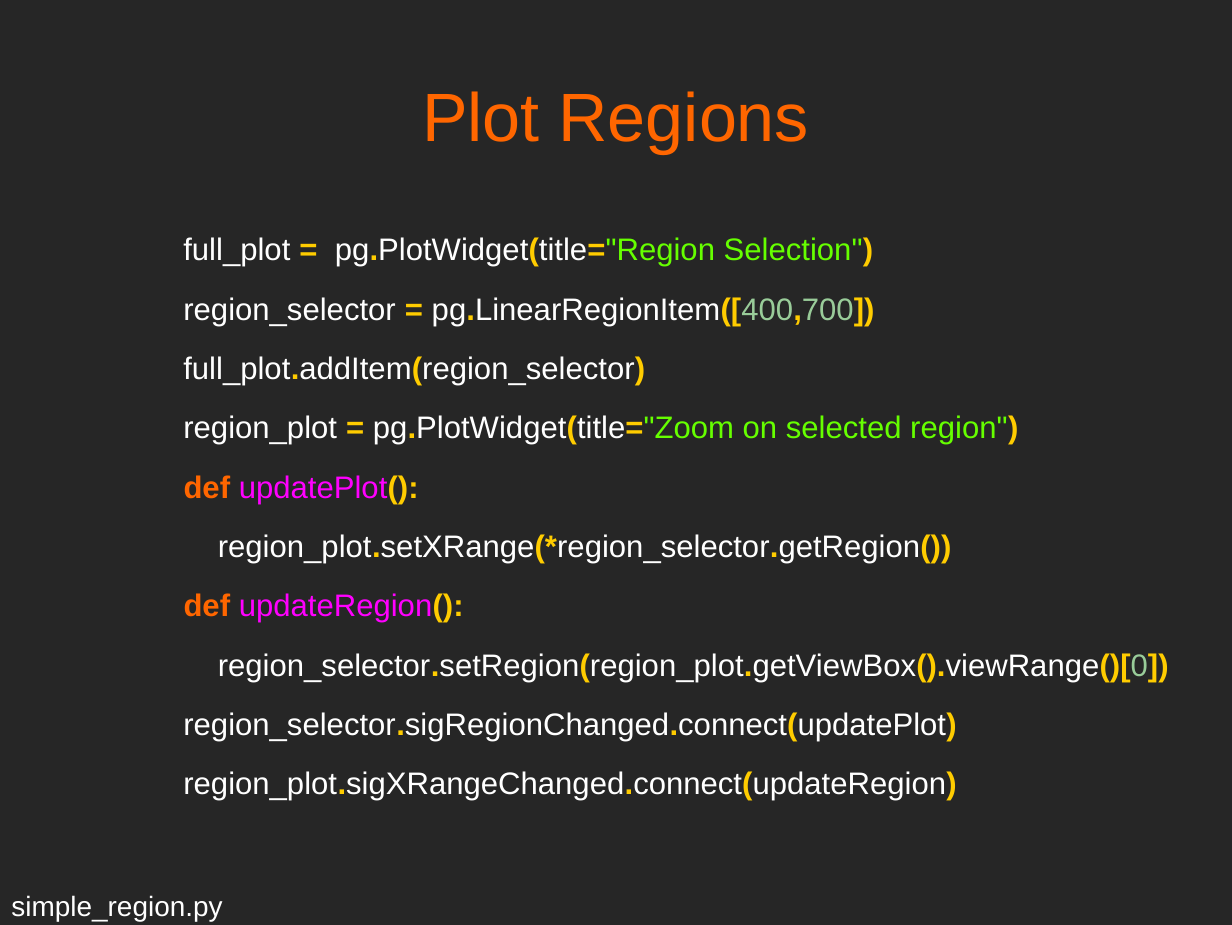
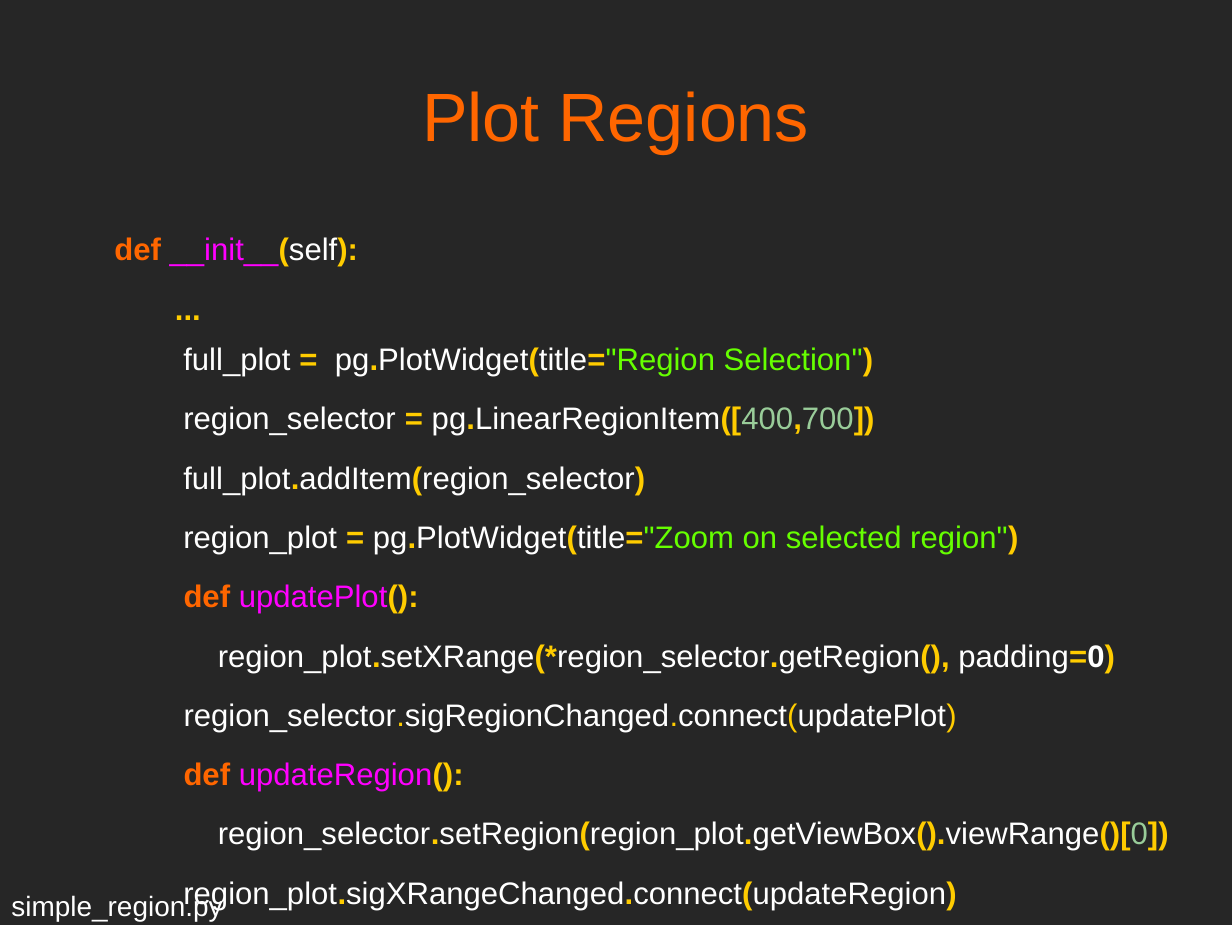
Before and after one commit to mfarhan12/qt-presentation, a slide deck: slide 24 of OPAG QT Presentation.odp (slide 23 before the commit). Drawn at 1232x925 pixels with LibreOffice and Linux fonts; fonts in the diff are those of the drawing. Boxes give left, top, right and bottom in pixels: in the first picture for what was removed or moved away, otherwise in the second. Text is boxed around its words. In the diff, an @@ line names an element or a change of style, - is before the commit and + after.

```diff
--- a/OPAG QT Presentation.odp
+++ b/OPAG QT Presentation.odp
@@ text at [114, 237, 358, 267]: paragraphs added @@
+def __init__(self):
+...
@@ text at [184, 644, 1115, 732]: text changed @@
-region_plot.setXRange(*region_selector.getRegion())
+region_plot.setXRange(*region_selector.getRegion(), padding=0)
+region_selector.sigRegionChanged.connect(updatePlot)
@@ text at [183, 712, 956, 741]: paragraph removed @@
-region_selector.sigRegionChanged.connect(updatePlot)
```
Also in this commit, not shown: 13 other slides changed, 1 slide added, 4 other files.
